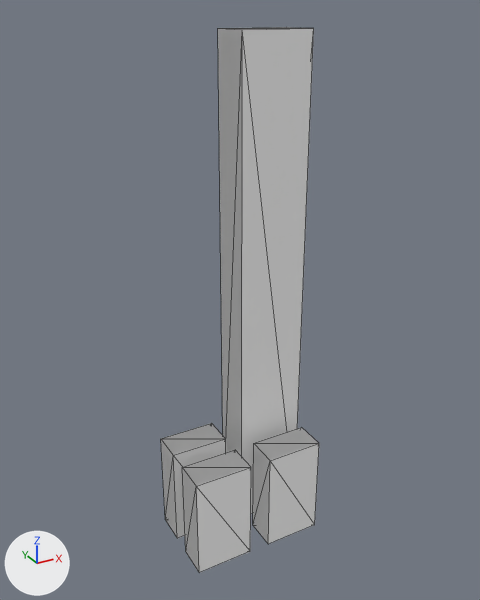
Renders of the glTF model assets/models/city_block_12345_6_34.glb from each side of a commit.
Rendered twice from a camera (50 mm lens) standing at (-7.7, -14.02, 14.45) and looking at (0.13, 0.21, 7.33). Every picture has the same lights, and +X, +Y and +Z are marked at lower left. The first picture is the older version. Mesh edges are drawn as thin lines.

The scene before the commit, as lines of its bpy script (objects in view):
```python
me_block_34 = bpy.data.meshes.new('block_34')
me_block_34.from_pydata(...)  # a box spanning x -1.95..-0.3, y 0.3..1.2, z 0.0..3.0; a box spanning x -1.95..-0.3, y -1.2..-0.3, z 0.0..3.0; a box spanning x 0.15..2.1, y 0.15..1.35, z 0.0..14.0; a box spanning x 0.3..1.95, y -1.2..-0.3, z 0.0..3.0
me_block_34.materials.append(mat_default)  # white #ffffff
ob_block_34 = bpy.data.objects.new('block_34', me_block_34)
ob_block_34.location = (0.0, 0.0, 0.0)
```
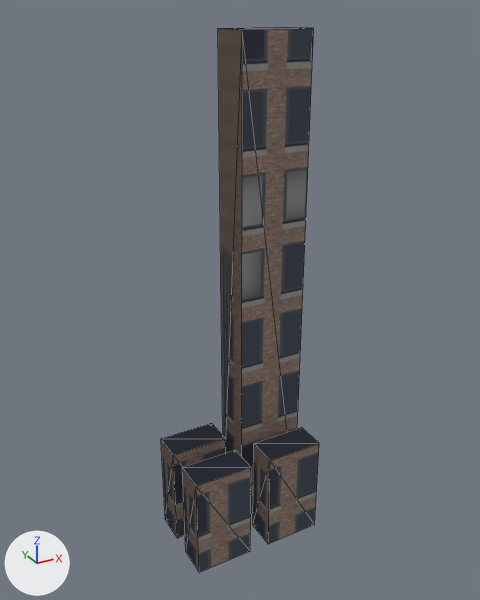
The edits, one by one:
Picture 'Image_0' (img_image_0) is new.
Material 'tier1.001' (mat_tier1_001) is new.
Its texture is img_image_0.
Its roughness is 0.9.
Material 'tier1.003' (mat_tier1_003) is new.
Its texture is img_image_0.
Its roughness is 0.9.
Material 'tier1.002' (mat_tier1_002) is new.
Its texture is img_image_0.
Its roughness is 0.9.
Material 'tier1' (mat_tier1) is new.
Its texture is img_image_0.
Its roughness is 0.9.
me_block_34 has 32 vertices, 48 faces and spans x -1.95..2.1, y -1.2..1.35, z 0.0..14.0.
me_block_34 is used by ob_block_34; location (0.0, 0.0, 0.0).
me_block_34 part 1: all 12 faces centred in x -1.95..-0.3, y 0.3..1.2, z 0.0..3.0 switch from mat_default (white #ffffff) to mat_tier1 (picture img_image_0).
me_block_34 part 2: all 12 faces centred in x -1.95..-0.3, y -1.2..-0.3, z 0.0..3.0 switch from mat_default (white #ffffff) to mat_tier1_001 (picture img_image_0).
me_block_34 part 3: all 12 faces centred in x 0.15..2.1, y 0.15..1.35, z 0.0..14.0 switch from mat_default (white #ffffff) to mat_tier1_002 (picture img_image_0).
me_block_34 part 4: all 12 faces centred in x 0.3..1.95, y -1.2..-0.3, z 0.0..3.0 switch from mat_default (white #ffffff) to mat_tier1_003 (picture img_image_0).
me_block_34 part 5: texture (UV) coordinates of 48 of 48 faces, centred in x -1.95..2.1, y -1.2..1.35, z 0.0..14.0, changed; they spanned u 0.0..0.0, v 0.0..0.0 and now span u 0.0..0.16, v 0.0..1.17.

Pixel boxes (x1, y1, x2, y2) of what changed, in the pictures (480 x 600 px):
'block_34', recoloured, surface changed (darker): (161, 27, 319, 573) in both
part 1 of me_block_34, recoloured (darker): (161, 423, 226, 538) in both
part 2 of me_block_34, recoloured (darker): (182, 450, 251, 573) in both
part 3 of me_block_34, recoloured (darker): (218, 27, 314, 514) in both
part 4 of me_block_34, recoloured (darker): (253, 428, 319, 544) in both
part 5 of me_block_34, surface changed (darker): (161, 27, 319, 573) in both
